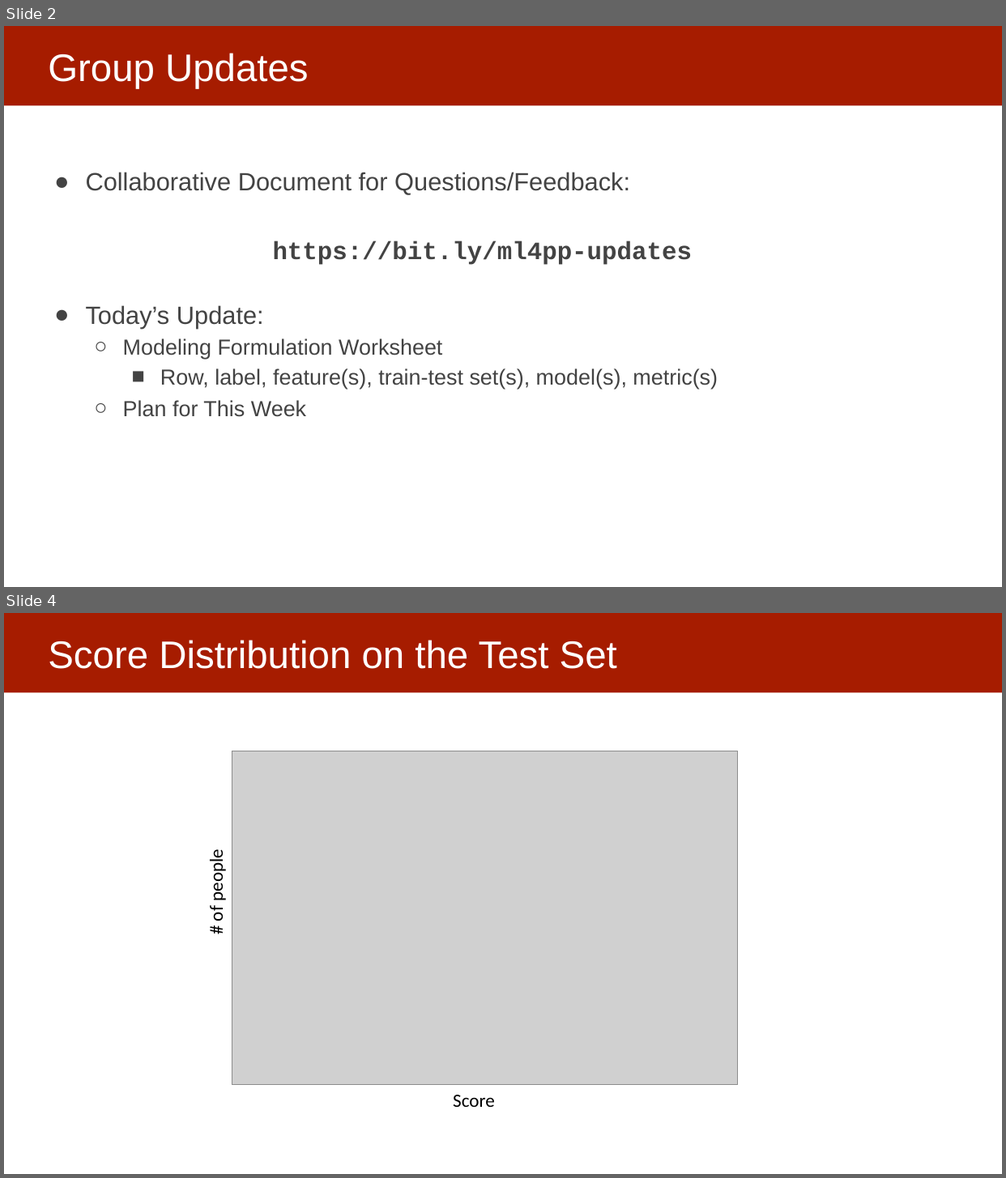
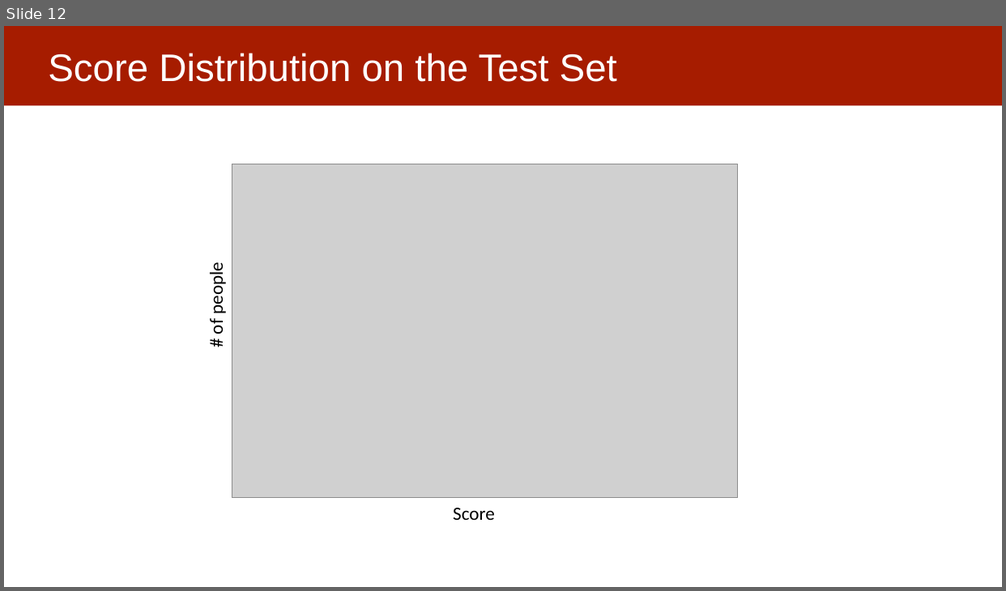
Before and after one commit to dssg/mlforpublicpolicylab, a slide deck: 06 - Performance and Evaluation Pt 1/Model Selection and Validation - Part I.pptx. Shown one above the other, each under a label of ours: slides 2 and 4 before the commit, slide 12 after it; the slides between them are not shown. The pictures are 1006x1178 and 1006x591 pixels, drawn with LibreOffice and Linux fonts; fonts in the diff are those of the drawing; grey boxes stand for pictures. Boxes give left, top, right and bottom in pixels: in the first picture for what was removed or moved away, otherwise in the second. Text is boxed around its words. In the diff, an @@ line names an element or a change of style, - is before the commit and + after.

```diff
--- a/06 - Performance and Evaluation Pt 1/Model Selection and Validation - Part I.pptx
+++ b/06 - Performance and Evaluation Pt 1/Model Selection and Validation - Part I.pptx
@@ slide 2 removed at [4,26,1002,587], background #FFFFFF; not listed: 1 template element that a slide beside it also shows @@
@@ title removed at [48,53,309,89] @@
-Group Updates
@@ text removed at [86,172,718,417] @@
-● Collaborative Document for Questions/Feedback:
-  https://bit.ly/ml4pp-updates
-● Today’s Update:
-  ○ Modeling Formulation Worksheet
-    ■ Row, label, feature(s), train-test set(s), model(s), metric(s)
-  ○ Plan for This Week
@@ what was slide 4 is now slide 12 @@
```
Also in this commit, not shown: 3 slides changed, 9 slides added.
